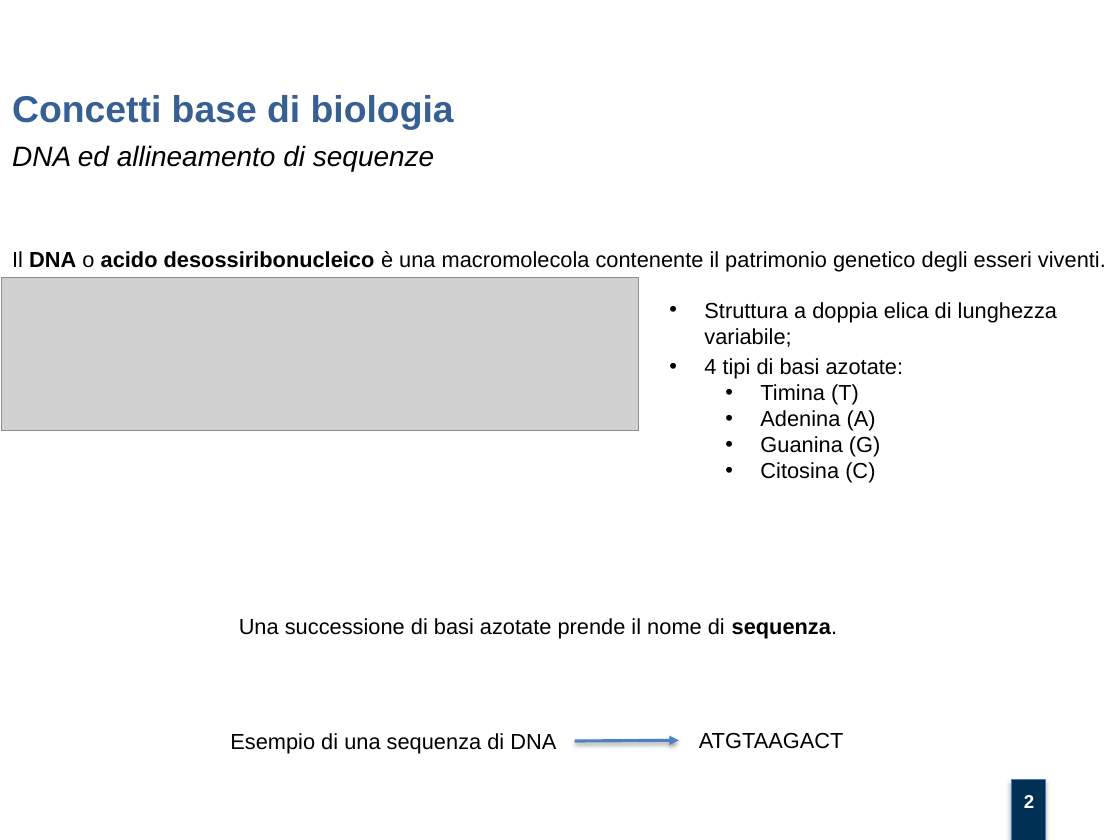
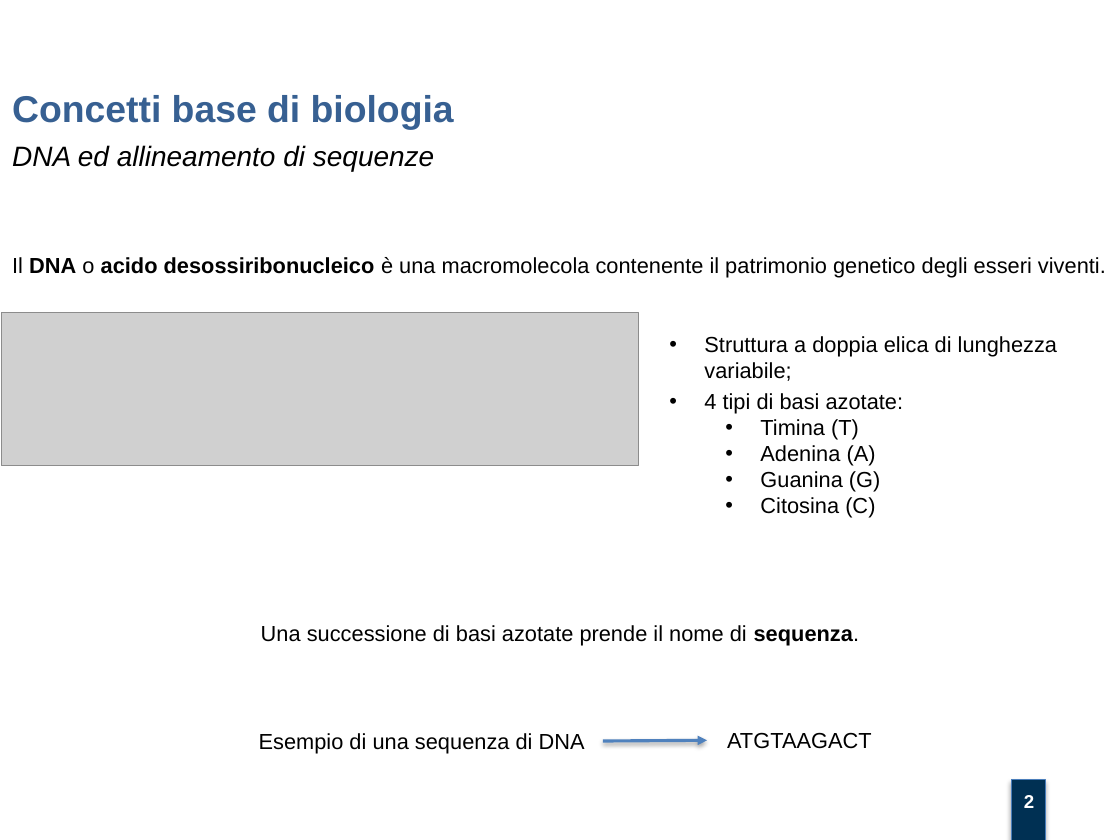
Before and after one commit to mtortoli/Thesis, a slide deck: slide 2 of Discussione Laurea/Slides v.1.0.pptx. Drawn at 1120x840 pixels with LibreOffice and Linux fonts; fonts in the diff are those of the drawing; grey boxes stand for pictures; background and template pictures are left out. Boxes give left, top, right and bottom in pixels: in the first picture for what was removed or moved away, otherwise in the second. Text is boxed around its words. In the diff, an @@ line names an element or a change of style, - is before the commit and + after.

```diff
--- a/Discussione Laurea/Slides v.1.0.pptx
+++ b/Discussione Laurea/Slides v.1.0.pptx
@@ text "Il DNA o acido desossiribonucleico ...": place and size @@
-text "Il DNA o acido desossiribonucleico ..." at bbox=[12, 251, 1106, 272]
+text "Il DNA o acido desossiribonucleico ..." at bbox=[12, 257, 1106, 278]
@@ 2 texts, 1 picture: place and size @@
-2 texts, 1 picture at bbox=[1, 278, 1057, 483]
+2 texts, 1 picture at bbox=[1, 312, 1057, 518]
@@ text "Una successione di basi azotate ...": place and size @@
-text "Una successione di basi azotate ..." at bbox=[239, 618, 838, 638]
+text "Una successione di basi azotate ..." at bbox=[261, 625, 860, 645]
@@ 2 texts, 1 arrow: place and size @@
-2 texts, 1 arrow at bbox=[230, 732, 844, 754]
+2 texts, 1 arrow at bbox=[259, 732, 872, 754]
```
Also in this commit, not shown: 11 other slides changed, 1 other file.
